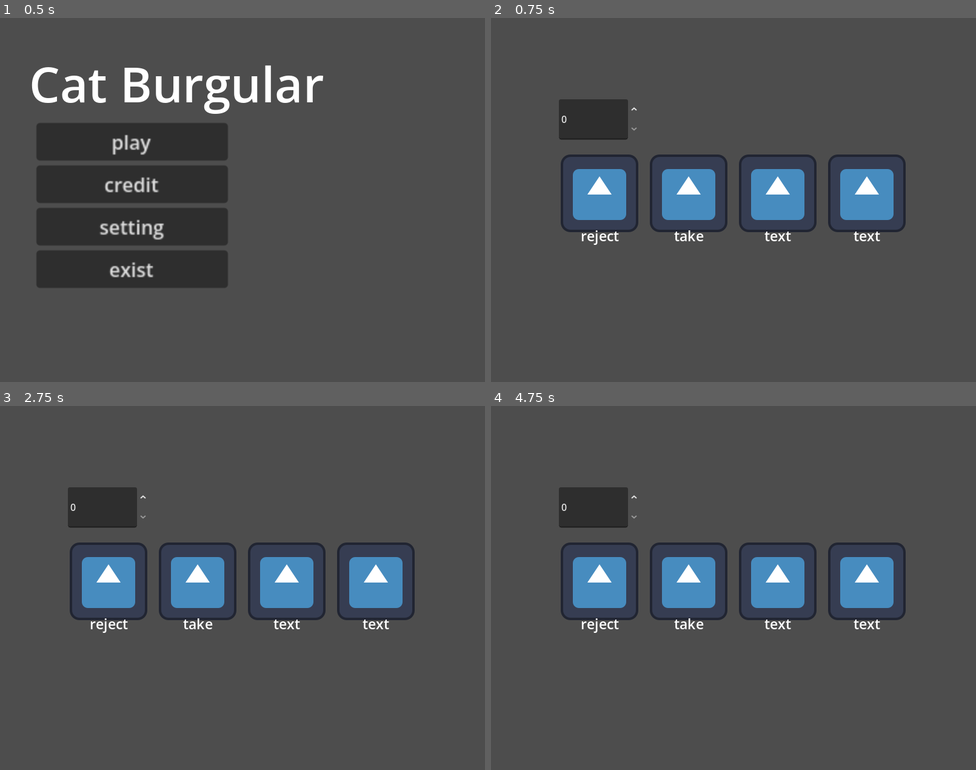
Above: before the commit, frames 1-4 (two rows, left to right).
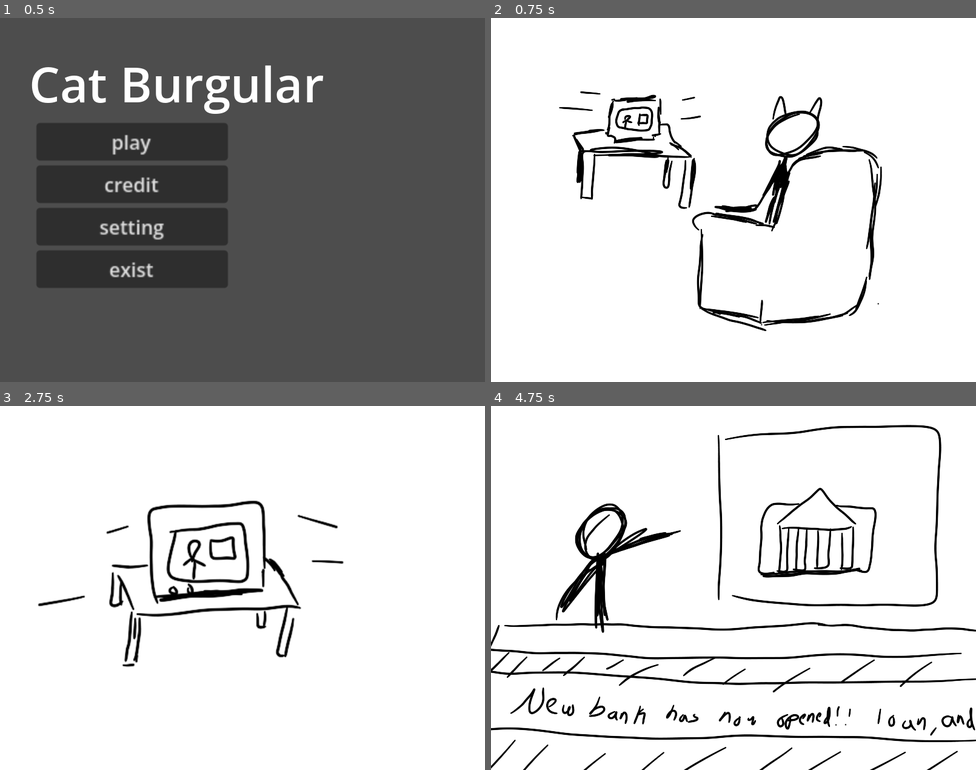
Above: after the commit, the same moments.

Repository: DagerDev/game-jamm
Game: Godot game, scene res://scenes/mainmenu/mainmenu.tscn
Two runs of this game, one before a commit and one after it. Both use one fixed random seed, a clock stepped at 60 frames per second and the inputs below. The engine's default icon, where the game draws it, is replaced by a stand-in: a white triangle on a blue panel in a dark square.
Inputs (mouse positions are in pixels of both pictures, inside the frame that each line leads up to):
- Up to frame 1 (0.5 s): no input
- Up to frame 2 (0.75 s): click "play" at 0.5 s
- Up to frame 3 (2.75 s): click (106, 588) at 1.25 s, where only the run before the commit has a clickable "reject"; click (198, 588) at 2 s, where only the run before the commit has a clickable "take"
- Up to frame 4 (4.75 s): click (777, 588) at 2.75 s, where only the run before the commit has a clickable "text"; click (869, 588) at 3.5 s, where only the run before the commit has a clickable "text"; click (597, 588) at 4.25 s, where only the run before the commit has a clickable "reject"

Frame 1 is identical in both runs. In frame 2, 99% of the frame differs, in the area x 0-100%, y 0-100%; in frame 3, 99%; in frame 4, 99%.

Commit message:
added cutscenes

Diff:
--- a/project.godot
+++ b/project.godot
@@ -19,6 +19,8 @@
 
 window/size/viewport_width=800
 window/size/viewport_height=600
+window/size/resizable=false
+window/stretch/aspect="ignore"
 window/main_scene="res://main.tscn"
 
 [physics]
--- a/scenes/main.tscn
+++ b/scenes/main.tscn
@@ -1,11 +1,66 @@
 [gd_scene format=3 uid="uid://dr0bq5m6vwnb"]
 
 [ext_resource type="Script" uid="uid://px6w0pneo0y0" path="res://scripts/control.gd" id="1_0wfyh"]
+[ext_resource type="Script" uid="uid://cysy2ax3d11ss" path="res://scripts/main.gd" id="1_eb6dy"]
 [ext_resource type="PackedScene" uid="uid://dr8b1m2gxs6p2" path="res://objects/choicebutton.tscn" id="2_sugp2"]
+[ext_resource type="Texture2D" uid="uid://cnjvbct8fw2sv" path="res://assets/cutscenes/CS1/CS-1 F-1.png" id="3_ya4ey"]
+[ext_resource type="Texture2D" uid="uid://u8ld1an70oit" path="res://assets/cutscenes/CS1/CS-1 F-2.png" id="4_eb6dy"]
+[ext_resource type="Texture2D" uid="uid://dqxel3mq6f3cr" path="res://assets/cutscenes/CS1/CS-1 F-3.png" id="5_trceg"]
+[ext_resource type="Texture2D" uid="uid://6ei52qbrv16d" path="res://assets/cutscenes/CS1/CS-1 F-4.png" id="6_a8y0u"]
+[ext_resource type="Texture2D" uid="uid://c1gqdc5jpahpa" path="res://assets/cutscenes/CS1/CS-1 F-5.png" id="7_jkv2x"]
+[ext_resource type="Texture2D" uid="uid://cipp6x0e6x2nm" path="res://assets/cutscenes/CS1/CS-1 F-6.png" id="8_jbj1t"]
+[ext_resource type="Texture2D" uid="uid://d2obt7u6piosg" path="res://assets/cutscenes/CS1/CS-1 F-7.png" id="9_muem4"]
+[ext_resource type="Texture2D" uid="uid://cl8hcyqotqb8n" path="res://assets/cutscenes/CS1/CS-1 F-8.png" id="10_dp3eg"]
+[ext_resource type="Texture2D" uid="uid://c3lbry35hbuub" path="res://assets/cutscenes/CS1/CS-1 F-9.png" id="11_0ld40"]
+
+[sub_resource type="Animation" id="Animation_gqmmt"]
+resource_name = "CS1"
+
+[sub_resource type="AnimationLibrary" id="AnimationLibrary_yc10j"]
+_data = {
+&"CS1": SubResource("Animation_gqmmt")
+}
+
+[sub_resource type="SpriteFrames" id="SpriteFrames_jscy8"]
+animations = [{
+"frames": [{
+"duration": 1.0,
+"texture": ExtResource("3_ya4ey")
+}, {
+"duration": 1.0,
+"texture": ExtResource("4_eb6dy")
+}, {
+"duration": 1.0,
+"texture": ExtResource("5_trceg")
+}, {
+"duration": 1.0,
+"texture": ExtResource("6_a8y0u")
+}, {
+"duration": 1.0,
+"texture": ExtResource("7_jkv2x")
+}, {
+"duration": 1.0,
+"texture": ExtResource("8_jbj1t")
+}, {
+"duration": 1.0,
+"texture": ExtResource("9_muem4")
+}, {
+"duration": 1.0,
+"texture": ExtResource("10_dp3eg")
+}, {
+"duration": 1.0,
+"texture": ExtResource("11_0ld40")
+}],
+"loop": false,
+"name": &"cs1",
+"speed": 5.0
+}]
 
 [node name="main" type="Node2D" unique_id=1503019708]
+script = ExtResource("1_eb6dy")
 
 [node name="AnimationPlayer" type="AnimationPlayer" parent="." unique_id=800744281]
+libraries/ = SubResource("AnimationLibrary_yc10j")
 
 [node name="CanvasLayer" type="CanvasLayer" parent="." unique_id=817848931]
 
@@ -26,36 +81,32 @@
 grow_horizontal = 2
 grow_vertical = 2
 
-[node name="Container" type="HBoxContainer" parent="CanvasLayer/Control/CenterContainer" unique_id=183987280]
+[node name="buttons" type="HBoxContainer" parent="CanvasLayer/Control/CenterContainer" unique_id=183987280]
+visible = false
 custom_minimum_size = Vector2(0, 150)
 layout_mode = 2
 theme_override_constants/separation = 19
 alignment = 1
 
-[node name="Choice1" parent="CanvasLayer/Control/CenterContainer/Container" unique_id=864464002 instance=ExtResource("2_sugp2")]
+[node name="Choice1" parent="CanvasLayer/Control/CenterContainer/buttons" unique_id=864464002 instance=ExtResource("2_sugp2")]
 layout_mode = 2
 button_text = "reject"
 
-[node name="Choice2" parent="CanvasLayer/Control/CenterContainer/Container" unique_id=1665484643 instance=ExtResource("2_sugp2")]
+[node name="Choice2" parent="CanvasLayer/Control/CenterContainer/buttons" unique_id=1665484643 instance=ExtResource("2_sugp2")]
 layout_mode = 2
 button_text = "take"
 
-[node name="Choice3" parent="CanvasLayer/Control/CenterContainer/Container" unique_id=124194489 instance=ExtResource("2_sugp2")]
+[node name="Choice3" parent="CanvasLayer/Control/CenterContainer/buttons" unique_id=124194489 instance=ExtResource("2_sugp2")]
 layout_mode = 2
 
-[node name="Choice4" parent="CanvasLayer/Control/CenterContainer/Container" unique_id=1028354093 instance=ExtResource("2_sugp2")]
+[node name="Choice4" parent="CanvasLayer/Control/CenterContainer/buttons" unique_id=1028354093 instance=ExtResource("2_sugp2")]
 layout_mode = 2
 
-[node name="SpinBox" type="SpinBox" parent="CanvasLayer/Control" unique_id=926117778]
-layout_mode = 1
-anchors_preset = 4
-anchor_top = 0.5
-anchor_bottom = 0.5
-offset_left = 112.0
-offset_top = -166.0
-offset_right = 244.0
-offset_bottom = -99.5
-grow_vertical = 2
-max_value = 4.0
+[node name="Animated" type="AnimatedSprite2D" parent="." unique_id=947954109]
+sprite_frames = SubResource("SpriteFrames_jscy8")
+animation = &"cs1"
+speed_scale = 0.1
 
-[connection signal="value_changed" from="CanvasLayer/Control/SpinBox" to="CanvasLayer/Control" method="_on_spin_box_value_changed"]
+[node name="Camera2D" type="Camera2D" parent="." unique_id=113694748]
+
+[connection signal="animation_finished" from="Animated" to="." method="animation_finished"]
--- a/scripts/control.gd
+++ b/scripts/control.gd
@@ -22,11 +22,3 @@
 
 	for i in range(buttons.size()):
 		buttons[i].visible = i < button_count
-
-
-
-
-
-func _on_spin_box_value_changed(value: float) -> void: #temporaryyyyy
-	button_count = value
-	update()
--- /dev/null
+++ b/scripts/main.gd
@@ -0,0 +1,11 @@
+extends Node2D
+
+@onready var ani = $Animated
+@onready var buttons = $CanvasLayer/Control/CenterContainer/buttons
+# Called when the node enters the scene tree for the first time.
+func _ready() -> void:
+	ani.play("cs1")
+
+
+func animation_finished() -> void:
+	buttons.visible = 1
Binary file added: assets/cutscenes/CS1/CS-1 F-1.png
Not shown, added: assets/cutscenes/CS1/CS-1 F-1.png.import
Binary file added: assets/cutscenes/CS1/CS-1 F-2.png
Not shown, added: assets/cutscenes/CS1/CS-1 F-2.png.import
Binary file added: assets/cutscenes/CS1/CS-1 F-3.png
Not shown, added: assets/cutscenes/CS1/CS-1 F-3.png.import
Binary file added: assets/cutscenes/CS1/CS-1 F-4.png
Not shown, added: assets/cutscenes/CS1/CS-1 F-4.png.import
Binary file added: assets/cutscenes/CS1/CS-1 F-5.png
Not shown, added: assets/cutscenes/CS1/CS-1 F-5.png.import
Binary file added: assets/cutscenes/CS1/CS-1 F-6.png
Not shown, added: assets/cutscenes/CS1/CS-1 F-6.png.import
(and 9 more such lines)
